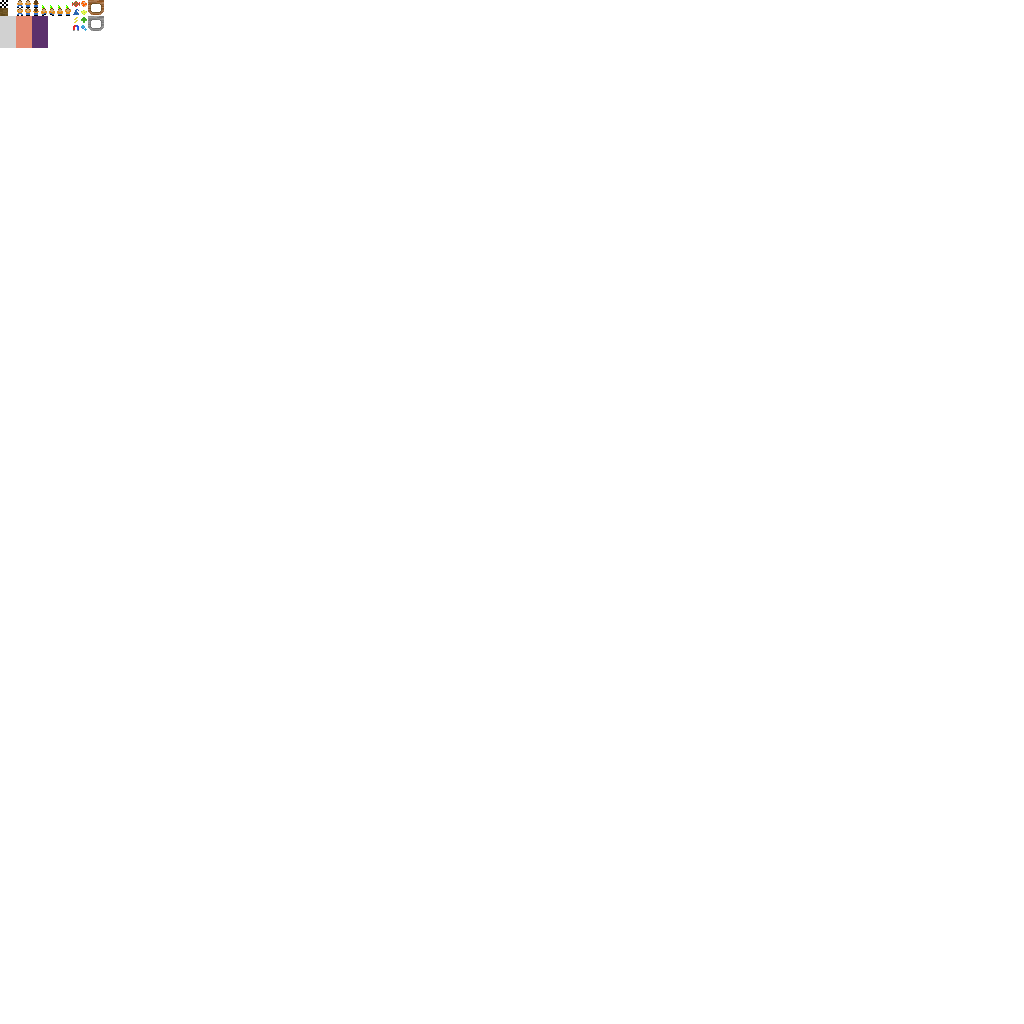
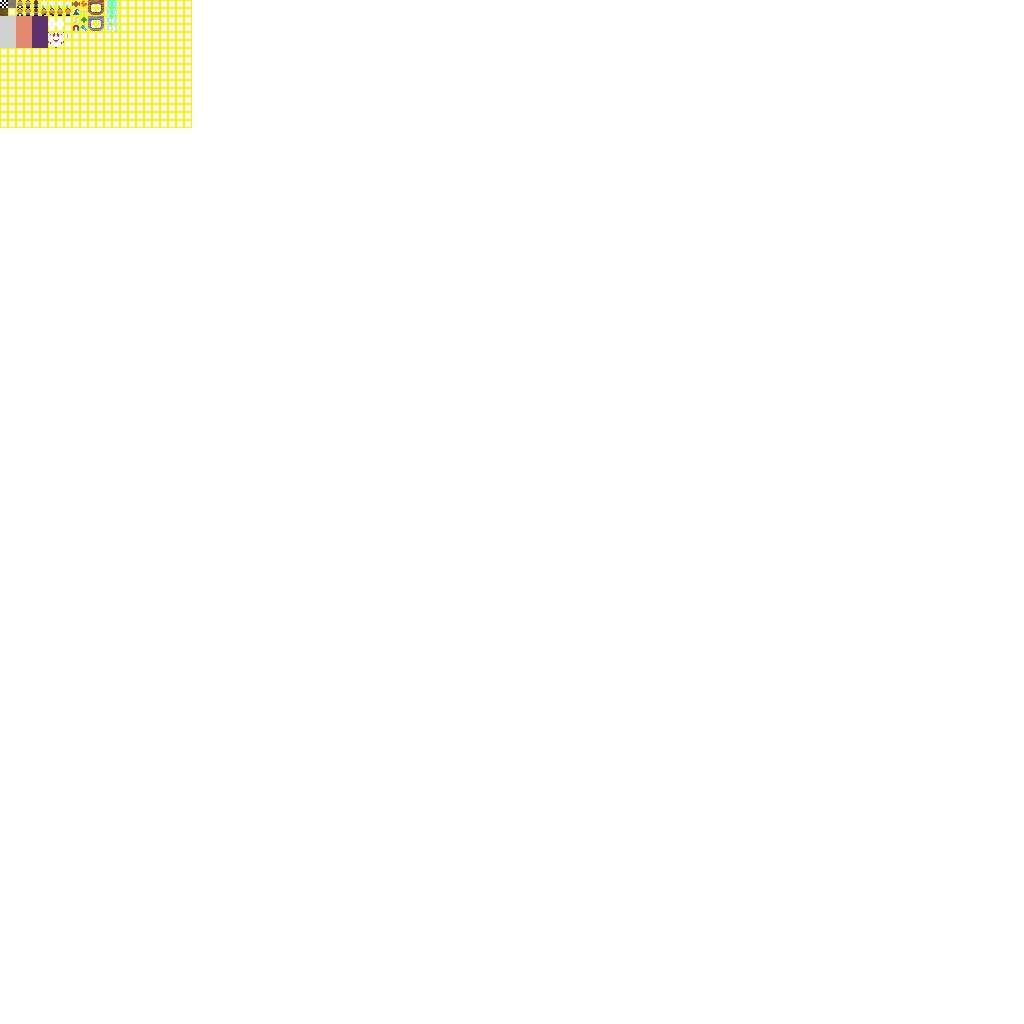
Comparing the layer stacks of the two 1024 × 1024 images. Changes:
painted on "TrueTexture" over [5, 0, 117, 48]
showed "Grid" over [0, 0, 192, 128]
